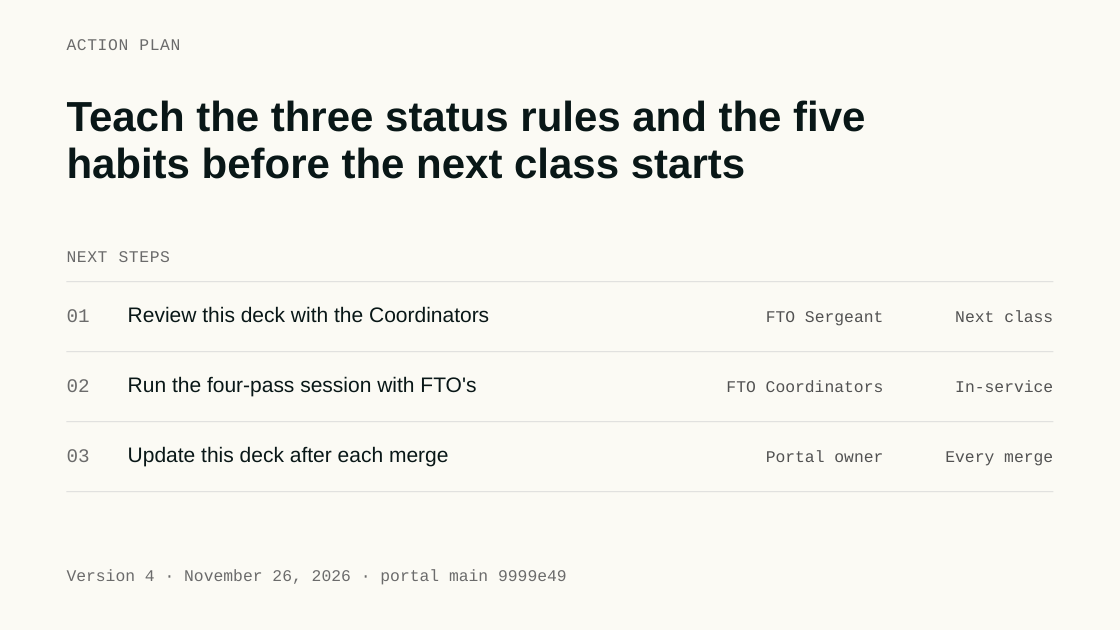
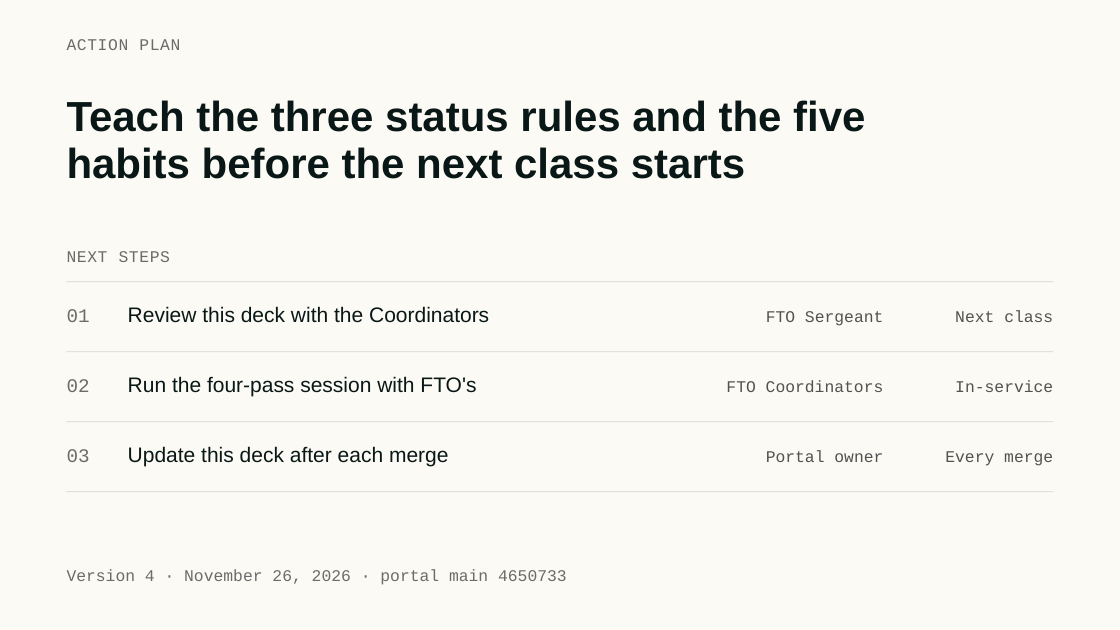
Before and after one commit to fitfo2019-dev/CPD-FTO-PORTAL, a slide deck: slide 24 of docs/training/FTO-Portal-Training-Deck.pptx. Drawn at 1120x630 pixels with LibreOffice and Linux fonts; fonts in the diff are those of the drawing. Boxes give left, top, right and bottom in pixels: in the first picture for what was removed or moved away, otherwise in the second. Text is boxed around its words. In the diff, an @@ line names an element or a change of style, - is before the commit and + after.

```diff
--- a/docs/training/FTO-Portal-Training-Deck.pptx
+++ b/docs/training/FTO-Portal-Training-Deck.pptx
@@ text at box(67, 569, 567, 585): text changed @@
-Version 4 · November 26, 2026 · portal main 9999e49
+Version 4 · November 26, 2026 · portal main 4650733
```
Also in this commit, not shown: 1 other slide changed, 5 other files.
